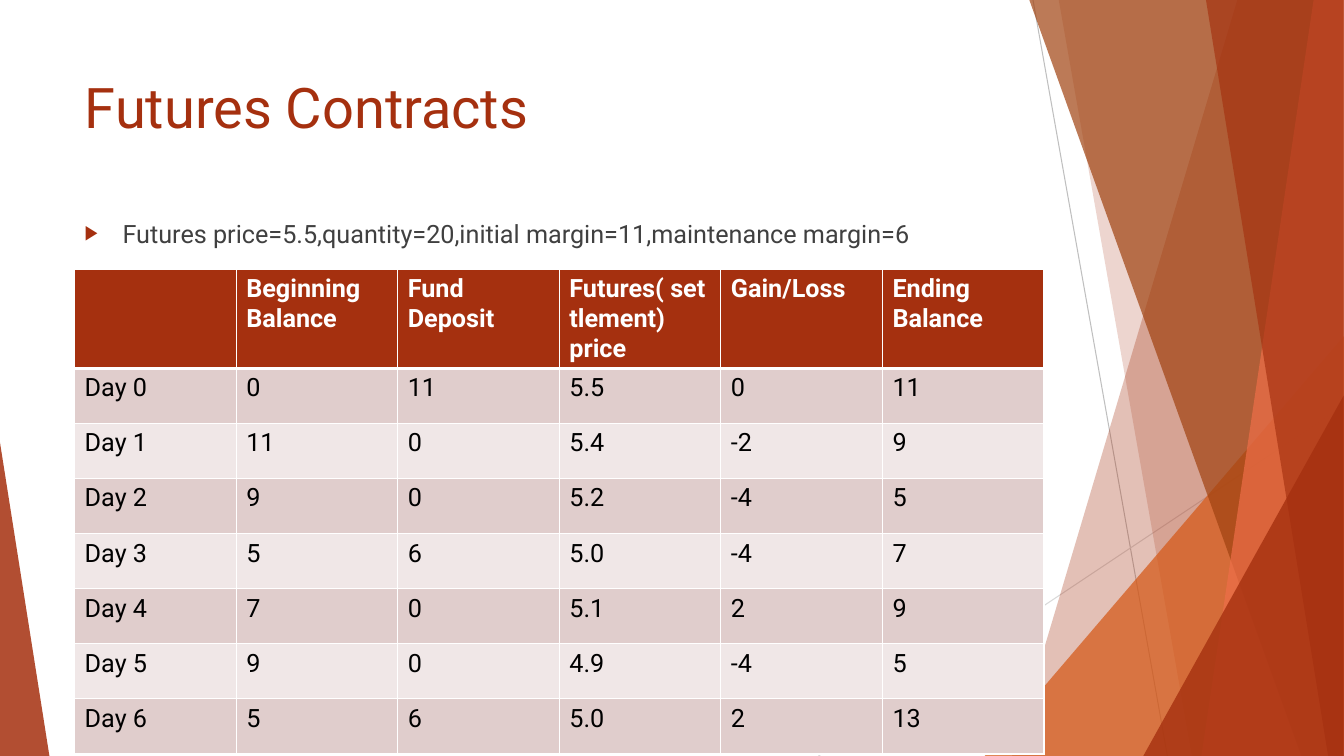
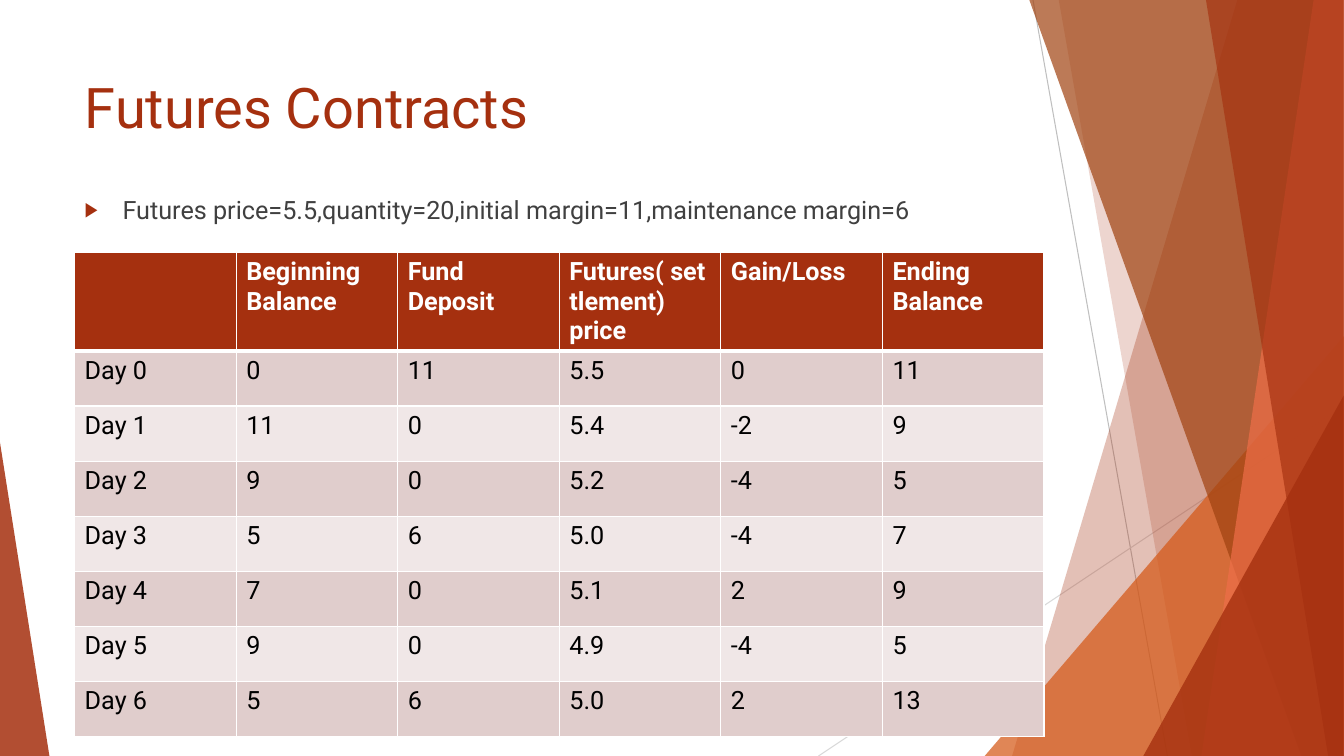
Before and after one commit to Isco0530/data, a slide deck: slide 12 of Reading 45.pptx. Drawn at 1344x756 pixels with LibreOffice and Linux fonts; fonts in the diff are those of the drawing. Boxes give left, top, right and bottom in pixels: in the first picture for what was removed or moved away, otherwise in the second. Text is boxed around its words. In the diff, an @@ line names an element or a change of style, - is before the commit and + after.

```diff
--- a/Reading 45.pptx
+++ b/Reading 45.pptx
@@ text "Futures price=5.5,quantity=20,initial margin=11,maintenance  ...": place and size @@
-text "Futures price=5.5,quantity=20,initial margin=11,maintenance  ..." at (123,224,909,249)
+text "Futures price=5.5,quantity=20,initial margin=11,maintenance  ..." at (123,200,909,225)
@@ table: place and size @@
-table at (75,269,1043,756)
+table at (75,252,1043,739)
```
Also in this commit, not shown: 9 other slides changed.
